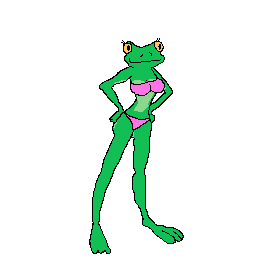
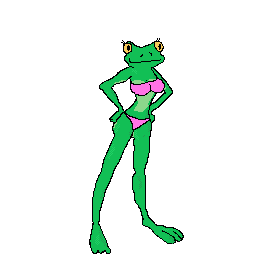
Layer changes from the first 256×256 image to the second:
painted on "Calque de dessin 1" over [95, 69, 174, 246]
